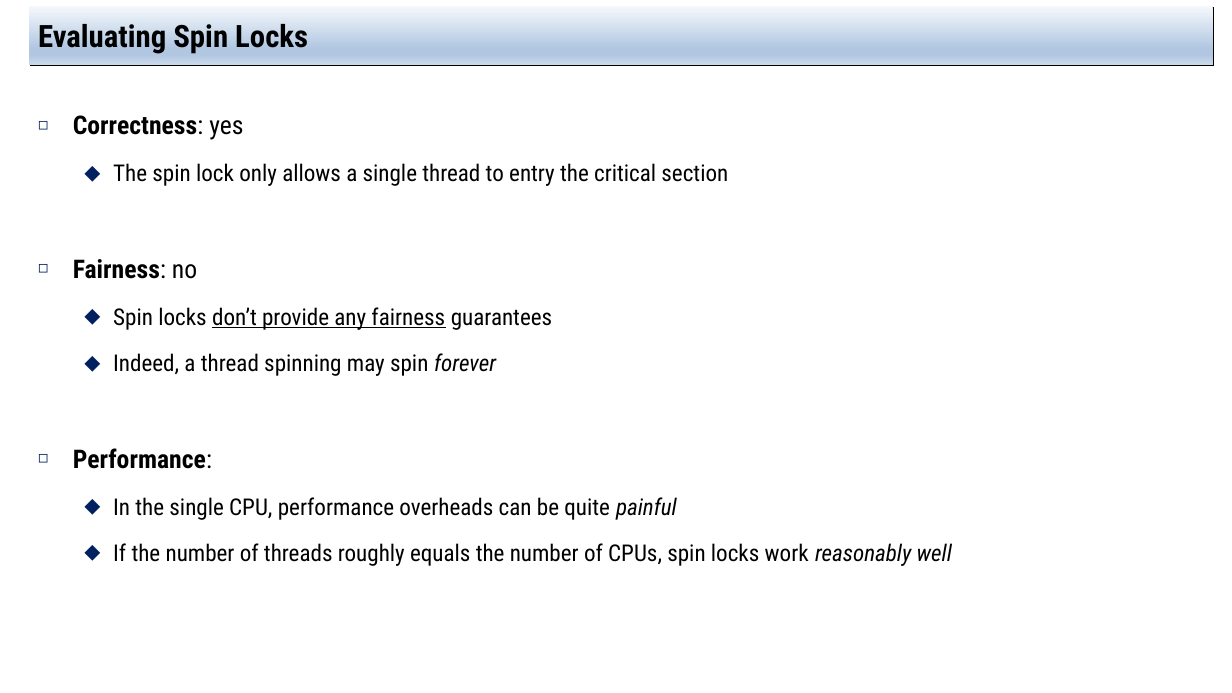
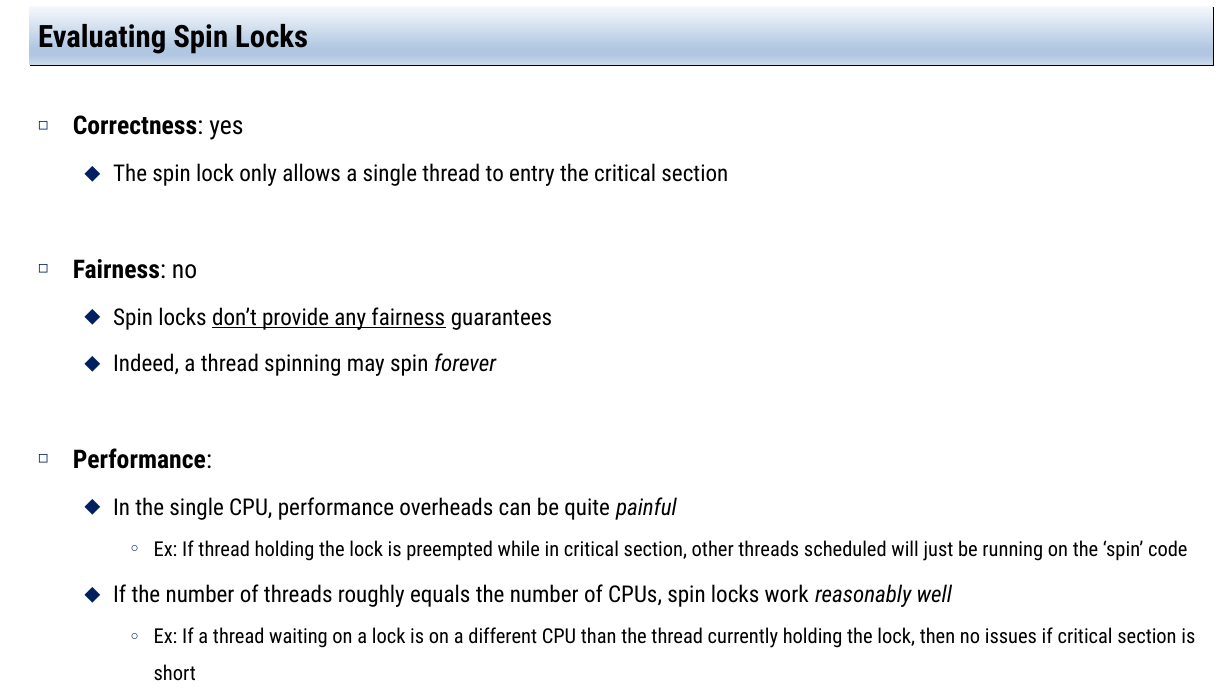
Before and after one commit to jachermocilla/extra-course-materials, a slide deck: slide 16 of cmsc125/ostep/slides/02.Concurrency/28.Locks.pptx. Drawn at 1232x693 pixels with LibreOffice and Linux fonts; fonts in the diff are those of the drawing. Boxes give left, top, right and bottom in pixels: in the first picture for what was removed or moved away, otherwise in the second. Text is boxed around its words. In the diff, an @@ line names an element or a change of style, - is before the commit and + after.

```diff
--- a/cmsc125/ostep/slides/02.Concurrency/28.Locks.pptx
+++ b/cmsc125/ostep/slides/02.Concurrency/28.Locks.pptx
@@ text at (154,540,1187,561): paragraph added @@
+    ○ Ex: If thread holding the lock is preempted while in critical section, other threads scheduled will just be running on the ‘spin’ code
@@ text at (154,627,1195,648): paragraph added @@
+    ○ Ex: If a thread waiting on a lock is on a different CPU than the thread currently holding the lock, then no issues if critical section is short
```
Also in this commit, not shown: 4 other slides changed, 1 other file.
